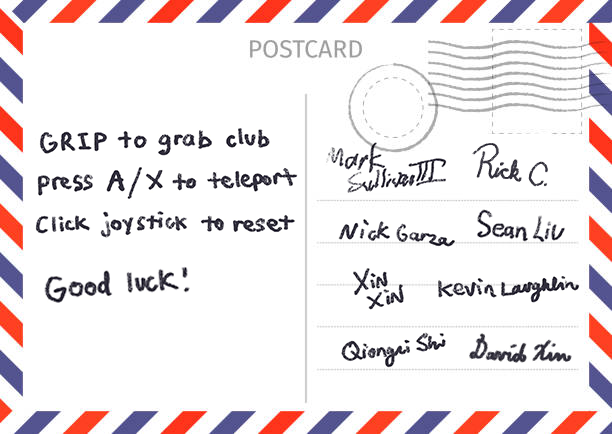
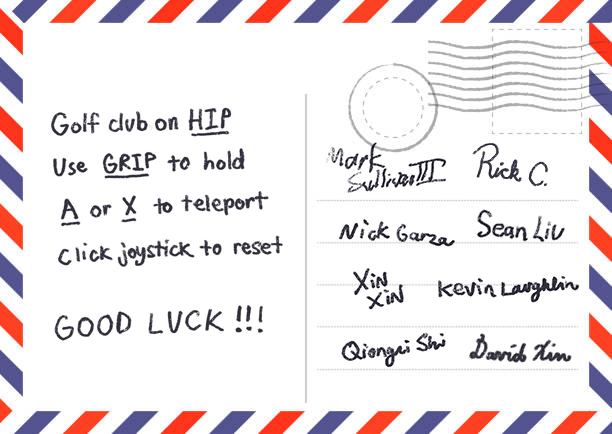
Before/after of a 612px x 434px layered artwork. What changed in the layer stack:
added layer "Layer 6" above "Layer 5" over (248, 40, 375, 65)
"Layer 5": blend normal → multiply, painted on it over (33, 107, 549, 341)
painted on "IMG_2298" over (33, 121, 548, 337)
